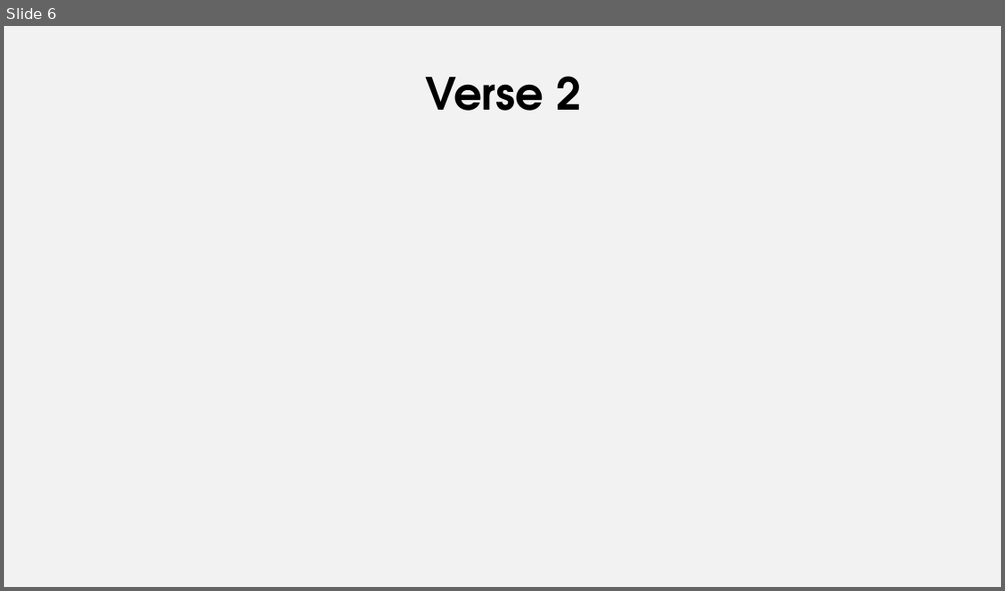
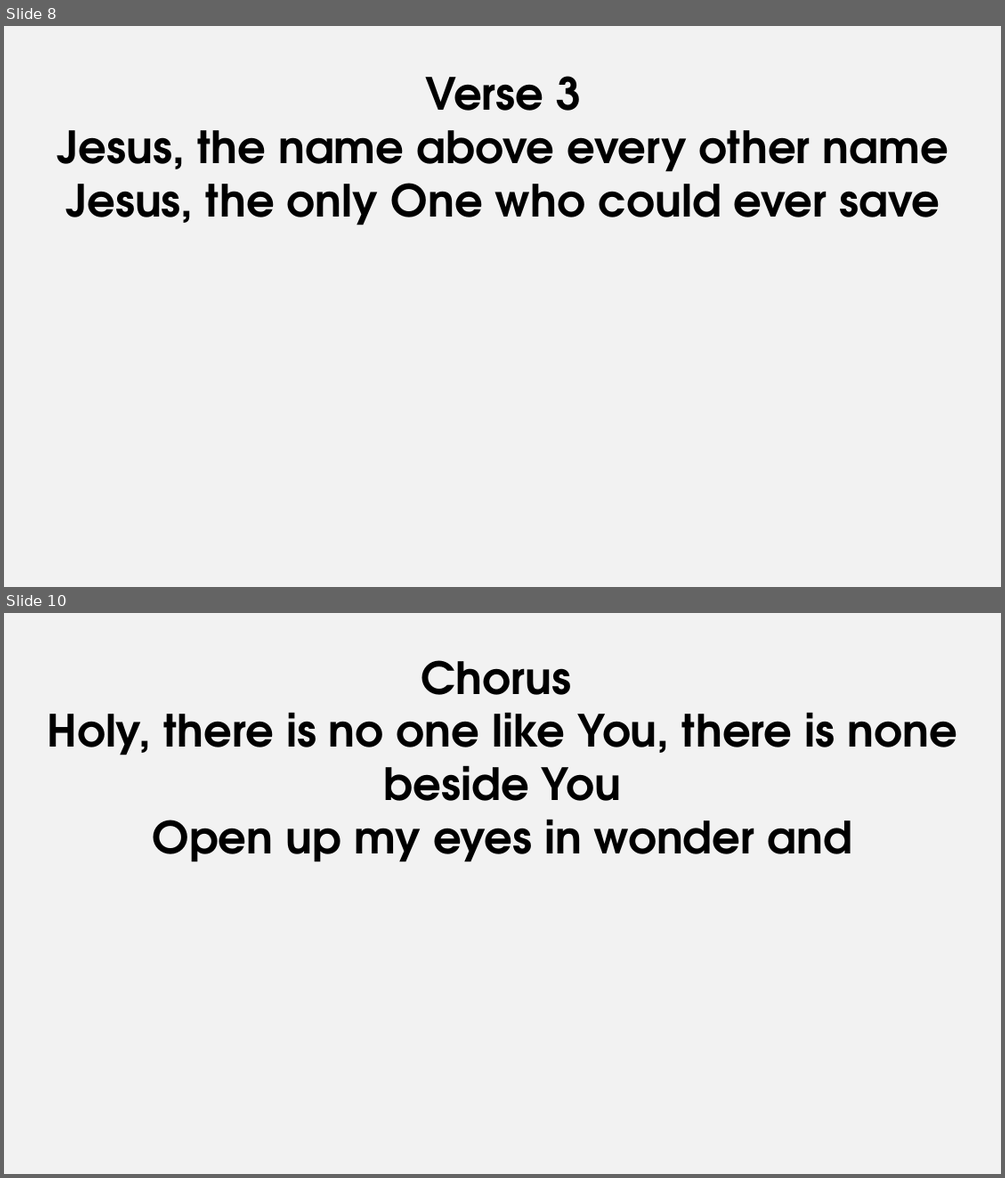
Before and after one commit to pangwuu/Weekly-powerpoint-maker, a slide deck: Songs/Build My Life/Build My Life.pptx. Shown one above the other, each under a label of ours: slide 6 before the commit, slides 8 and 10 after it; the slides between them are not shown. The pictures are 1005x591 and 1005x1178 pixels, drawn with LibreOffice and Linux fonts; fonts in the diff are those of the drawing. Boxes give left, top, right and bottom in pixels: in the first picture for what was removed or moved away, otherwise in the second. Text is boxed around its words. In the diff, an @@ line names an element or a change of style, - is before the commit and + after.

```diff
--- a/Songs/Build My Life/Build My Life.pptx
+++ b/Songs/Build My Life/Build My Life.pptx
@@ slide 10 added at (4, 613, 1001, 1174), background #F2F2F2 @@
@@ subtitle added at (47, 660, 957, 862), 42.7 pt, text #000000, bold @@
+Chorus
+Holy, there is no one like You, there is none beside You
+Open up my eyes in wonder and
@@ what was slide 6 is now slide 8 @@
@@ slide 8 changed as well @@
@@ subtitle at (57, 76, 948, 225): text changed @@
-Verse 2
+Verse 3
+Jesus, the name above every other name
+Jesus, the only One who could ever save
```
Also in this commit, not shown: 4 other slides changed, 8 other slides added, 5 slides removed, 12 other files.
